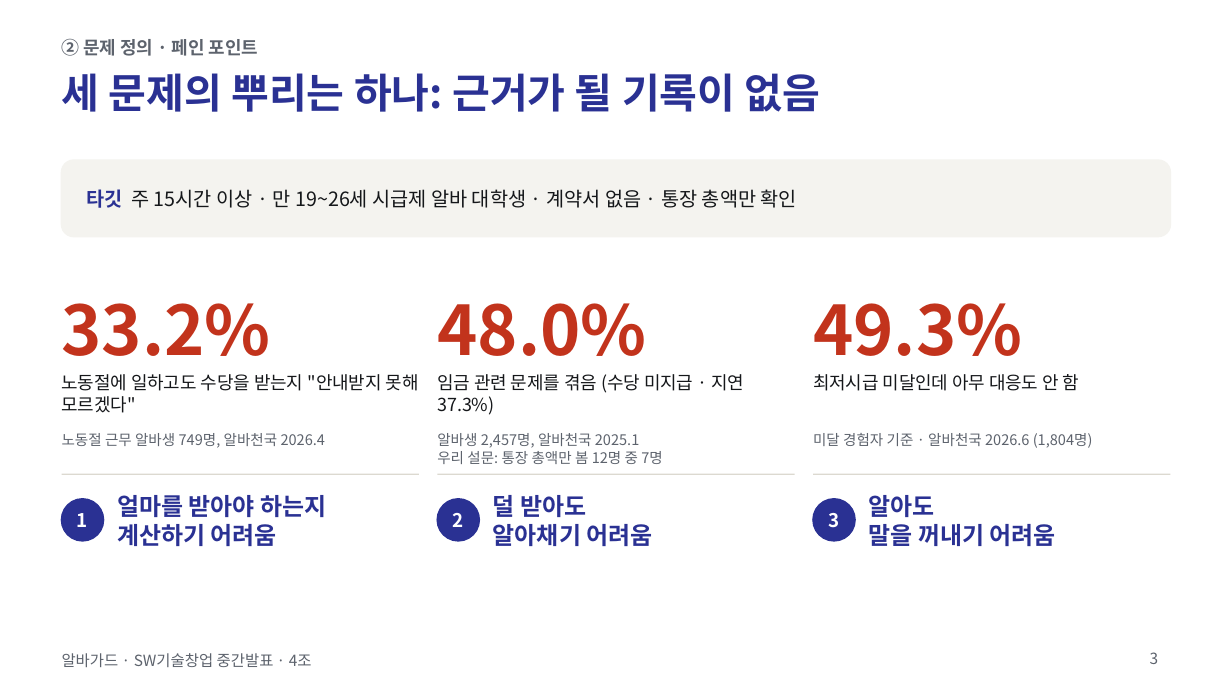
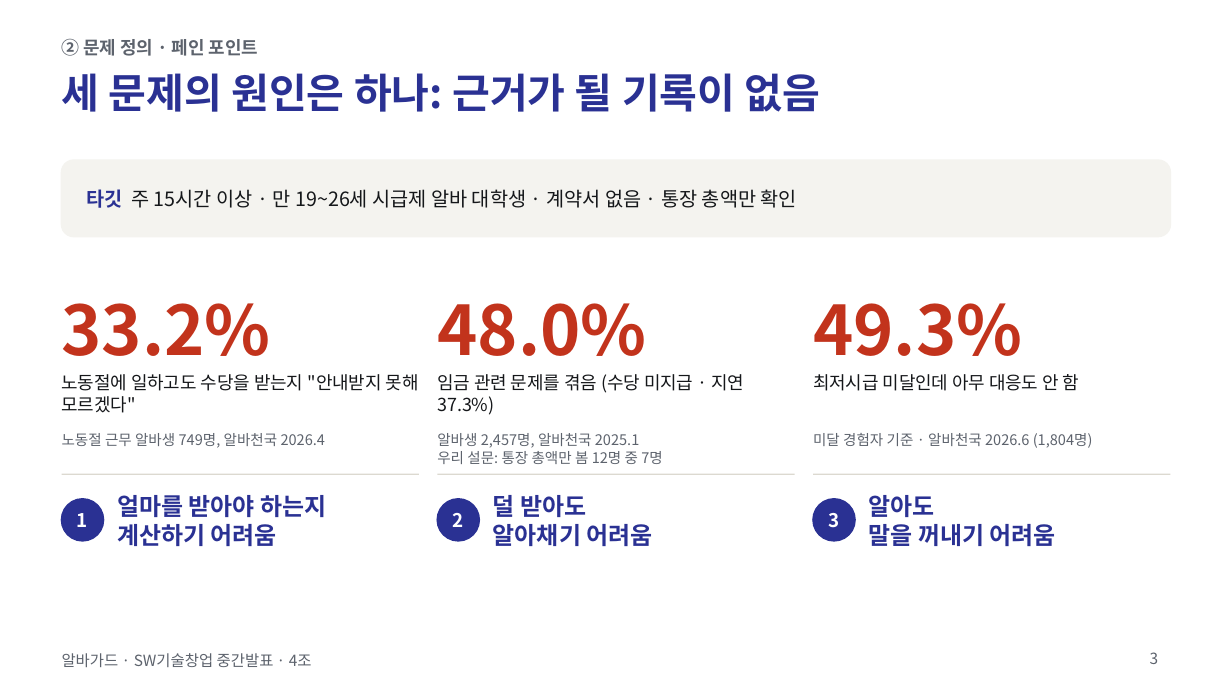
Before and after one commit to jihooni217/albaguard, a slide deck: slide 3 of docs/06_중간발표_PPT_간결판.pptx. Drawn at 1232x693 pixels with LibreOffice and Linux fonts; fonts in the diff are those of the drawing. Boxes give left, top, right and bottom in pixels: in the first picture for what was removed or moved away, otherwise in the second. Text is boxed around its words. In the diff, an @@ line names an element or a change of style, - is before the commit and + after.

```diff
--- a/docs/06_중간발표_PPT_간결판.pptx
+++ b/docs/06_중간발표_PPT_간결판.pptx
@@ title at bbox=[62, 73, 821, 112]: text changed @@
-세 문제의 뿌리는 하나: 근거가 될 기록이 없음
+세 문제의 원인은 하나: 근거가 될 기록이 없음
```
Also in this commit, not shown: 5 other slides changed, 1 other file.
